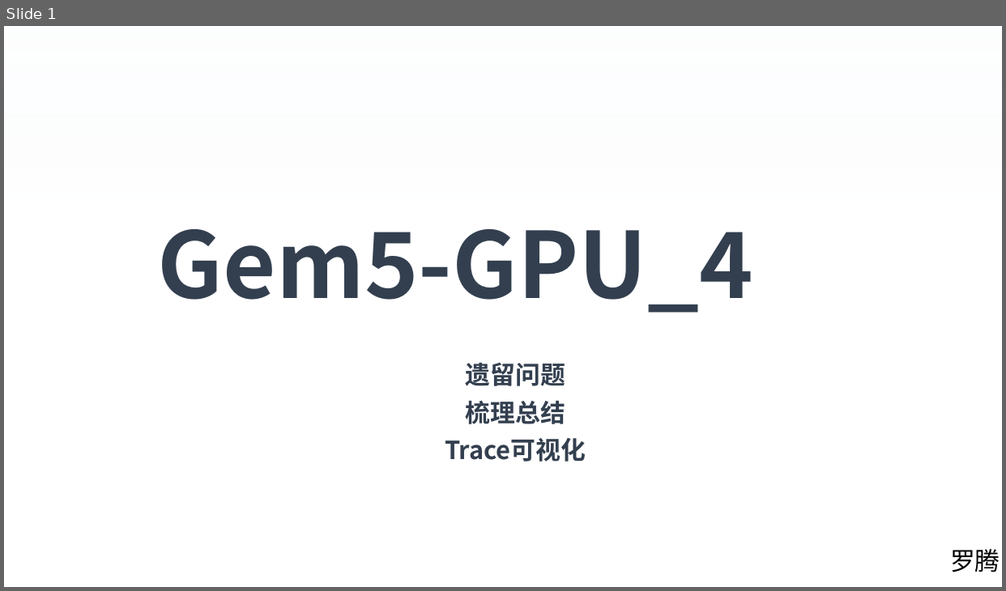
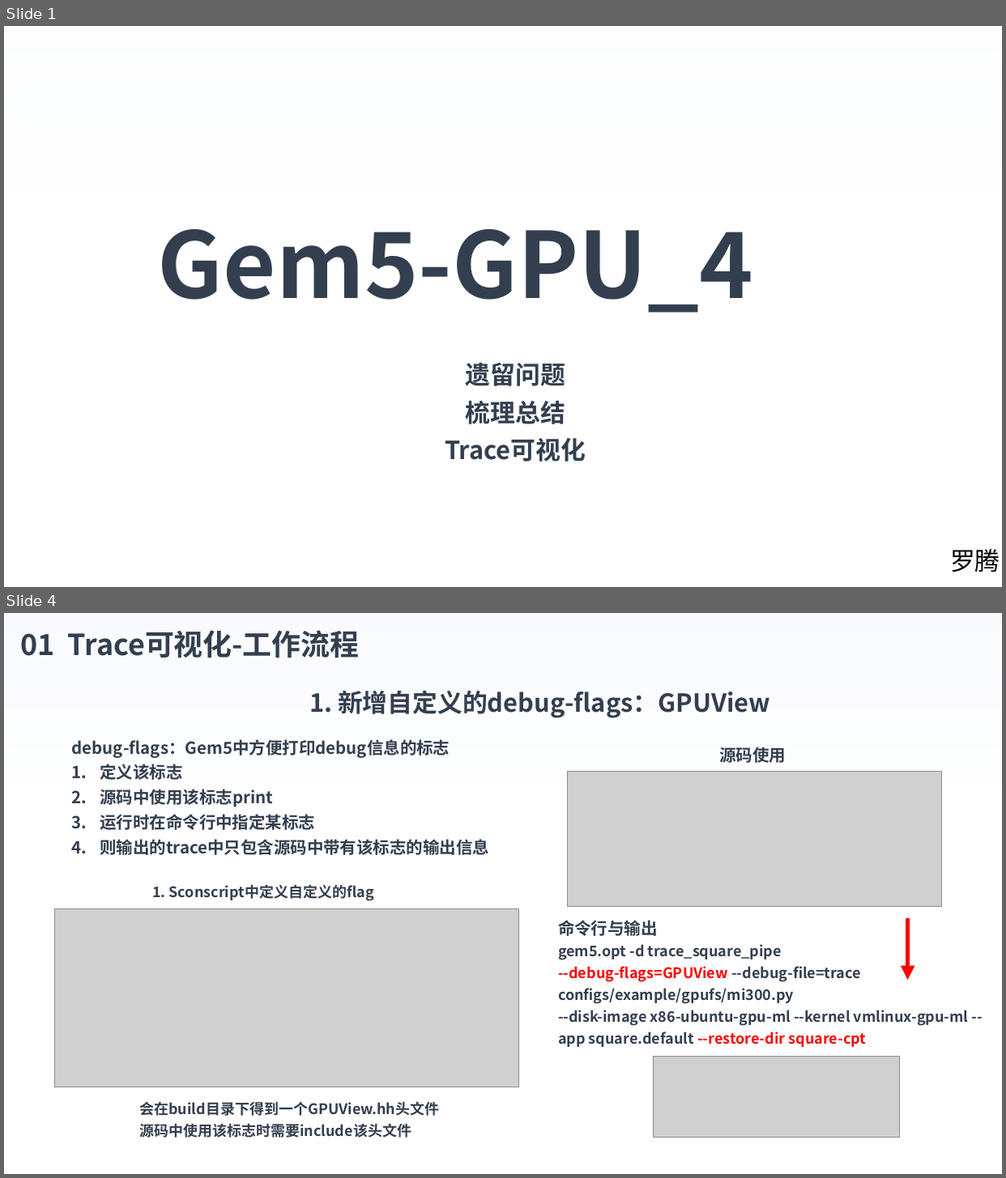
Before and after one commit to luot-ai/workspace, a slide deck: AA/gpu/GEM5/PPT/Gem5-GPU_4.pptx. Shown one above the other, each under a label of ours: slide 1 before the commit, slides 1 and 4 after it; the slides between them are not shown. The pictures are 1006x591 and 1006x1178 pixels, drawn with LibreOffice and Linux fonts; fonts in the diff are those of the drawing; grey boxes stand for pictures; background and template pictures are left out. Boxes give left, top, right and bottom in pixels: in the first picture for what was removed or moved away, otherwise in the second. Text is boxed around its words. In the diff, an @@ line names an element or a change of style, - is before the commit and + after.

```diff
--- a/AA/gpu/GEM5/PPT/Gem5-GPU_4.pptx
+++ b/AA/gpu/GEM5/PPT/Gem5-GPU_4.pptx
@@ slide 4 added at (4, 613, 1002, 1174), background picture (left out) @@
@@ rectangle added at (4, 613, 1002, 1174), fill gradient #F7FAFD to #FFFFFF @@
@@ text added at (20, 630, 360, 658), 28 pt, text #333F50, bold @@
+01 Trace可视化-工作流程
@@ text added at (338, 690, 770, 718), 24 pt, text #333F50, bold @@
+1. 新增自定义的debug-flags：GPUView
@@ text added at (72, 739, 489, 855), 16 pt, text #333F50, bold @@
+debug-flags：Gem5中方便打印debug信息的标志
+1. 定义该标志
+2. 源码中使用该标志print
+3. 运行时在命令行中指定某标志
+4. 则输出的trace中只包含源码中带有该标志的输出信息
@@ text added at (720, 747, 786, 763), 16 pt, text #333F50, bold @@
+源码使用
@@ picture added at (568, 771, 942, 906) @@
@@ text added at (152, 884, 374, 901), 14 pt, text #333F50, bold @@
+1. Sconscript中定义自定义的flag
@@ picture added at (54, 909, 518, 1088) @@
@@ text added at (558, 920, 969, 1047), 14 pt, text #333F50, bold @@
+命令行与输出
+gem5.opt -d trace_square_pipe
+--debug-flags=GPUView --debug-file=trace configs/example/gpufs/mi300.py
+--disk-image x86-ubuntu-gpu-ml --kernel vmlinux-gpu-ml --app square.default --restore-dir square-cpt
@@ arrow added from (908, 918) to (908, 980), #FF0000 4.5 pt @@
@@ picture added at (654, 1056, 899, 1138) @@
@@ text added at (139, 1101, 439, 1138), 14 pt, text #333F50, bold @@
+会在build目录下得到一个GPUView.hh头文件
+源码中使用该标志时需要include该头文件
```
Also in this commit, not shown: 1 slide changed, 12 other slides added, 21 slides removed, 2 other files.
